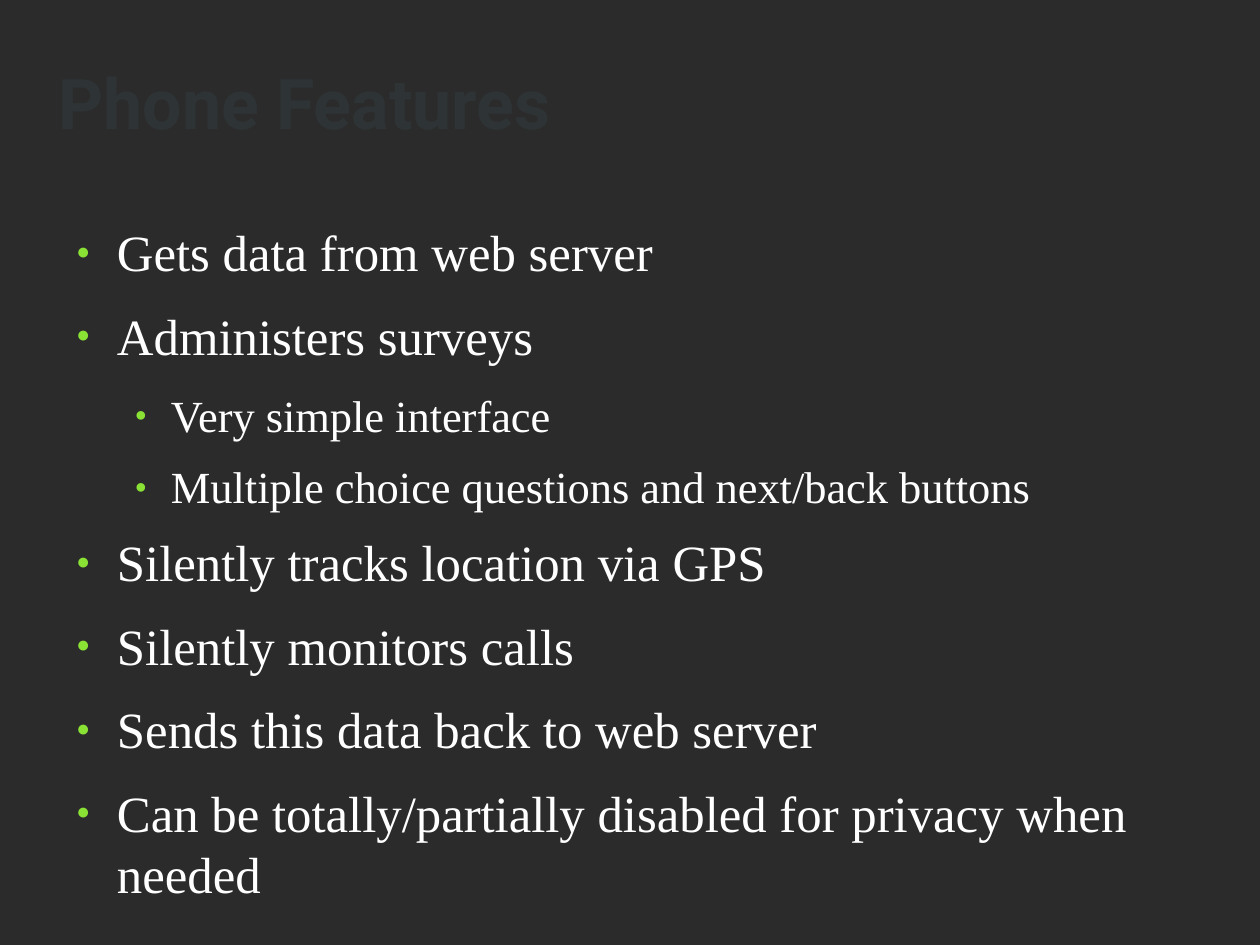
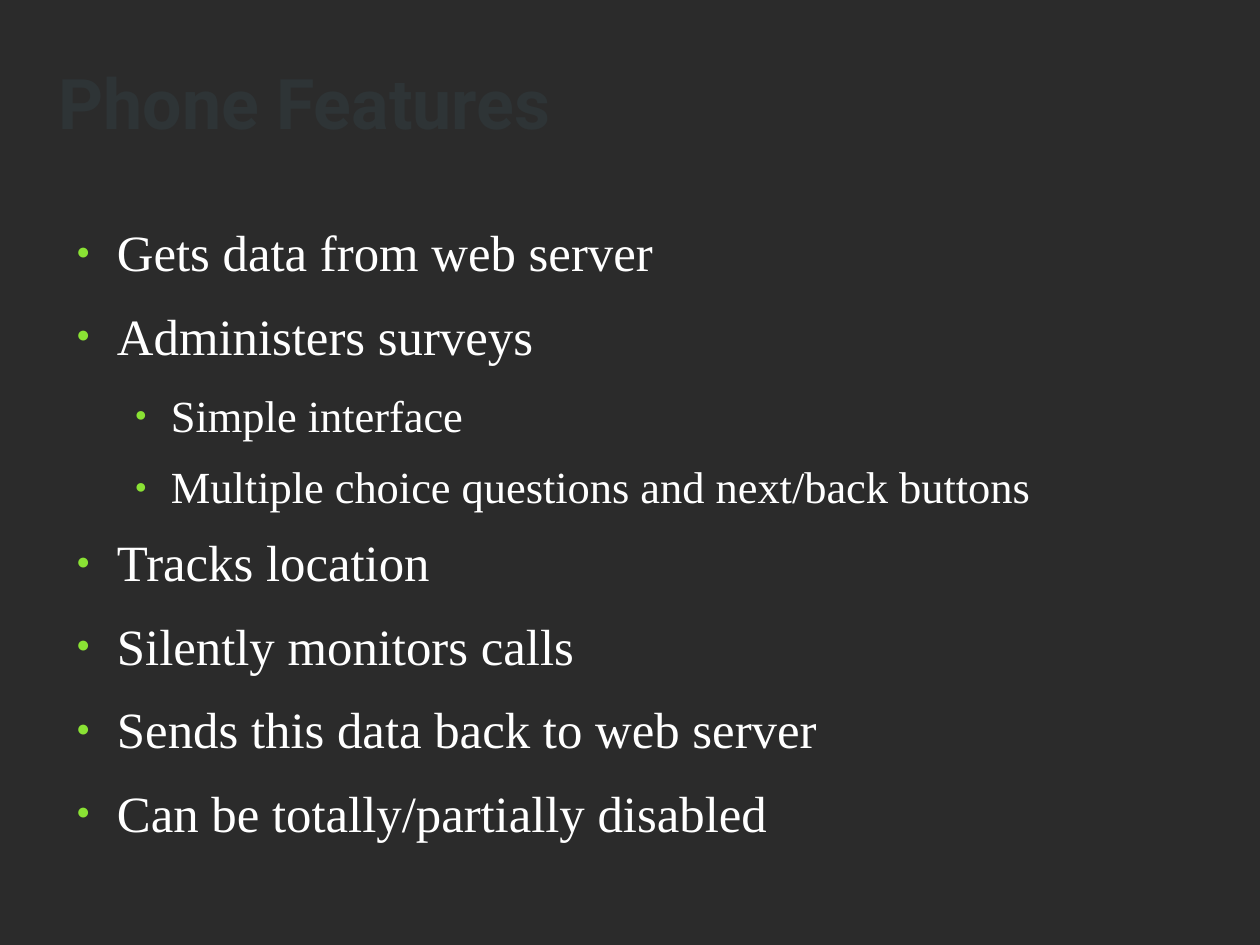
Before and after one commit to aewalker/Survey-Droid, a slide deck: slide 4 of doc/presentation-slides.odp. Drawn at 1260x945 pixels with LibreOffice and Linux fonts; fonts in the diff are those of the drawing; background and template pictures are left out; a plain dark background stands for a picture behind light text. Boxes give left, top, right and bottom in pixels: in the first picture for what was removed or moved away, otherwise in the second. Text is boxed around its words. In the diff, an @@ line names an element or a change of style, - is before the commit and + after.

```diff
--- a/doc/presentation-slides.odp
+++ b/doc/presentation-slides.odp
@@ text at box(171, 400, 463, 441): text changed @@
-  ● Very simple interface
+  ● Simple interface
@@ text at box(117, 545, 429, 582): text changed @@
-● Silently tracks location via GPS
+● Tracks location
@@ text at box(117, 796, 767, 842): text changed @@
-● Can be totally/partially disabled for privacy when needed
+● Can be totally/partially disabled
```
Also in this commit, not shown: 9 other slides changed, 2 other files.
